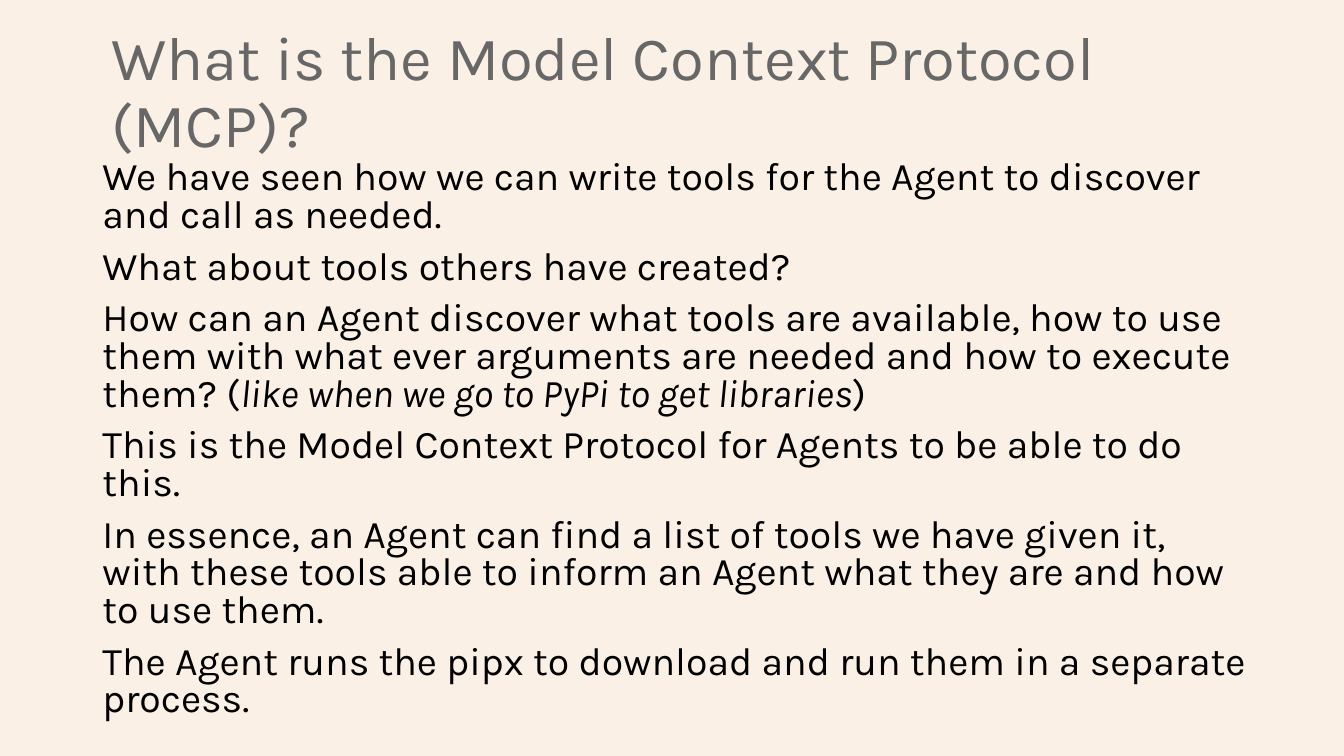
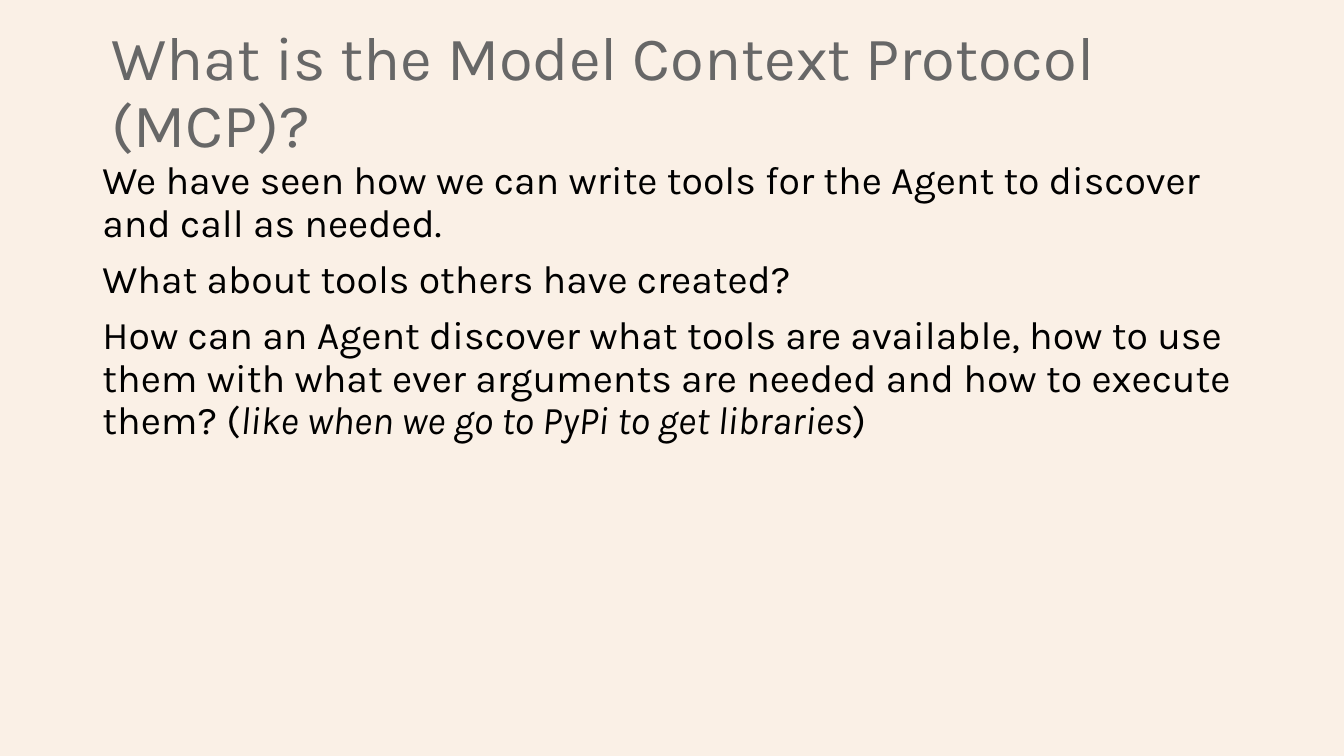
Before and after one commit to Python-Test-Engineer/earl2025, a slide deck: slide 20 of AI_Agents_in_the_Data_Pipeline.pptx. Drawn at 1344x756 pixels with LibreOffice and Linux fonts; fonts in the diff are those of the drawing. Boxes give left, top, right and bottom in pixels: in the first picture for what was removed or moved away, otherwise in the second. Text is boxed around its words. In the diff, an @@ line names an element or a change of style, - is before the commit and + after.

```diff
--- a/AI_Agents_in_the_Data_Pipeline.pptx
+++ b/AI_Agents_in_the_Data_Pipeline.pptx
@@ text "We have seen how we ..." at [102,167,1231,444]: line spacing 0.8 to 0.9 @@
@@ text at [102,431,1246,722]: paragraphs removed @@
-This is the Model Context Protocol for Agents to be able to do this.
-In essence, an Agent can find a list of tools we have given it, with these tools able to inform an Agent what they are and how to use them.
-The Agent runs the pipx to download and run them in a separate process.
```
Also in this commit, not shown: 7 other slides changed, 2 slides added, 1 slide removed, 7 other files.
